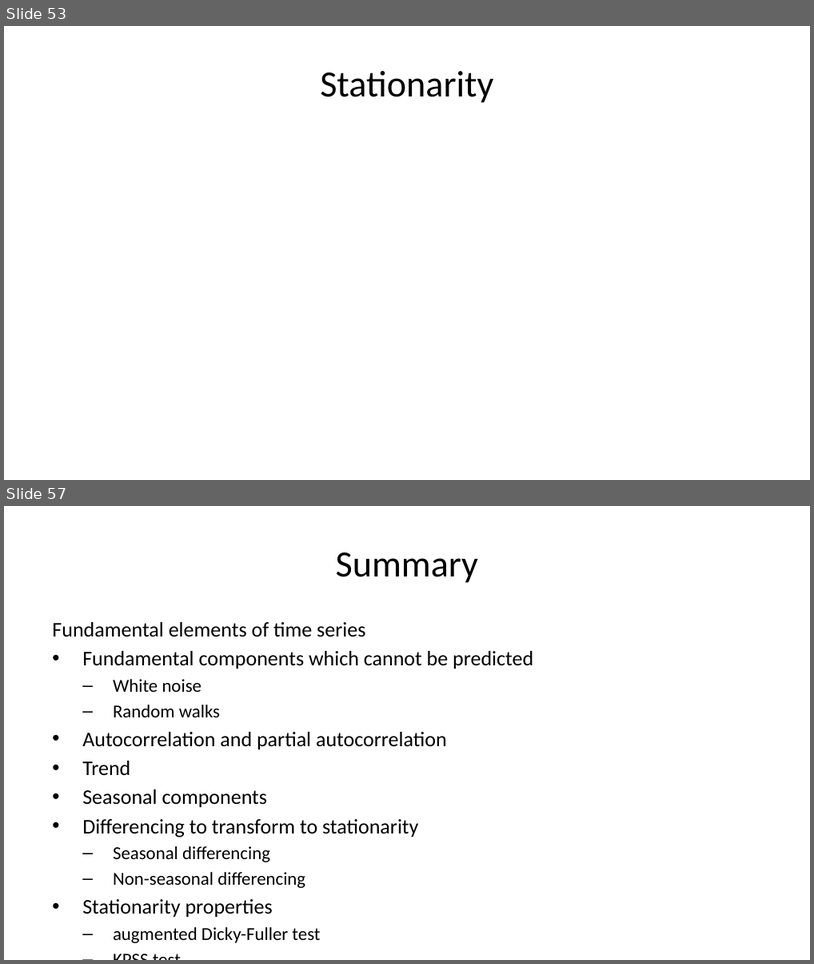
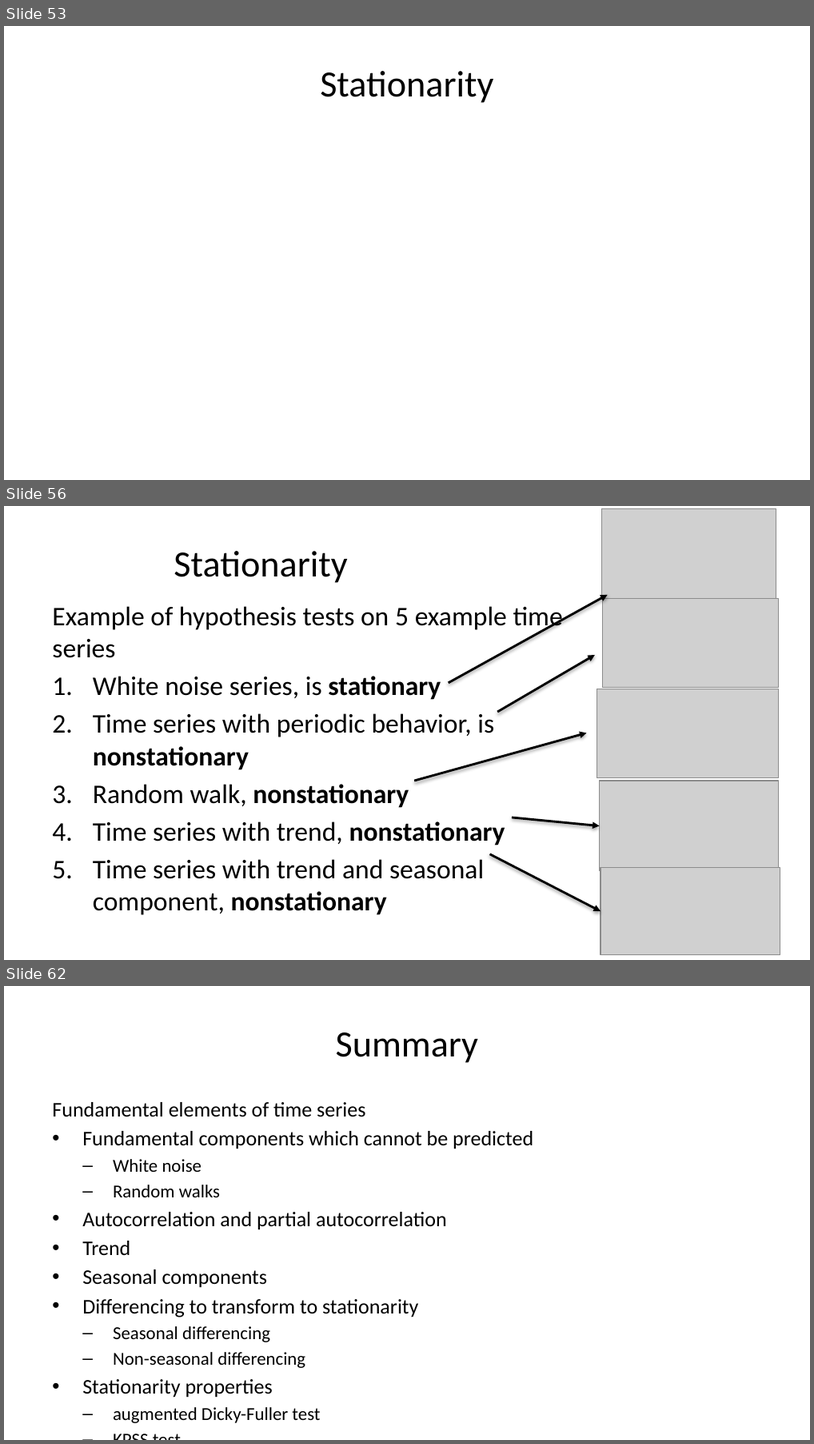
Before and after one commit to StephenElston/CSCI-E-83, a slide deck: LectureSlides/11_IntroductionToTimeSeries.pptx. Shown one above the other, each under a label of ours: slides 53 and 57 before the commit, slides 53, 56 and 62 after it; the slides between them are not shown. The pictures are 814x964 and 814x1444 pixels, drawn with LibreOffice and Linux fonts; fonts in the diff are those of the drawing; grey boxes stand for pictures. Boxes give left, top, right and bottom in pixels: in the first picture for what was removed or moved away, otherwise in the second. Text is boxed around its words. In the diff, an @@ line names an element or a change of style, - is before the commit and + after.

```diff
--- a/LectureSlides/11_IntroductionToTimeSeries.pptx
+++ b/LectureSlides/11_IntroductionToTimeSeries.pptx
@@ slide 56 added at box(4, 506, 810, 960), background #FFFFFF @@
@@ picture added at box(602, 508, 777, 599) @@
@@ title added at box(174, 551, 347, 583), 33 pt, text #000000 @@
+Stationarity
@@ arrow added from (448, 683) to (608, 595), #000000 2 pt @@
@@ picture added at box(602, 599, 778, 688) @@
@@ text added at box(52, 606, 563, 915), 24 pt, text #000000 @@
+Example of hypothesis tests on 5 example time series
+1. White noise series, is stationary
+2. Time series with periodic behavior, is nonstationary
+3. Random walk, nonstationary
+4. Time series with trend, nonstationary
+5. Time series with trend and seasonal component, nonstationary
@@ arrow added from (498, 712) to (595, 655), #000000 2 pt @@
@@ picture added at box(597, 689, 779, 779) @@
@@ arrow added from (414, 780) to (587, 732), #000000 2 pt @@
@@ picture added at box(600, 780, 779, 871) @@
@@ arrow added from (512, 817) to (600, 825), #000000 2 pt @@
@@ arrow added from (490, 853) to (601, 911), #000000 2 pt @@
@@ picture added at box(601, 868, 780, 955) @@
@@ what was slide 57 is now slide 62 @@
```
Also in this commit, not shown: 3 slides changed, 4 other slides added.
